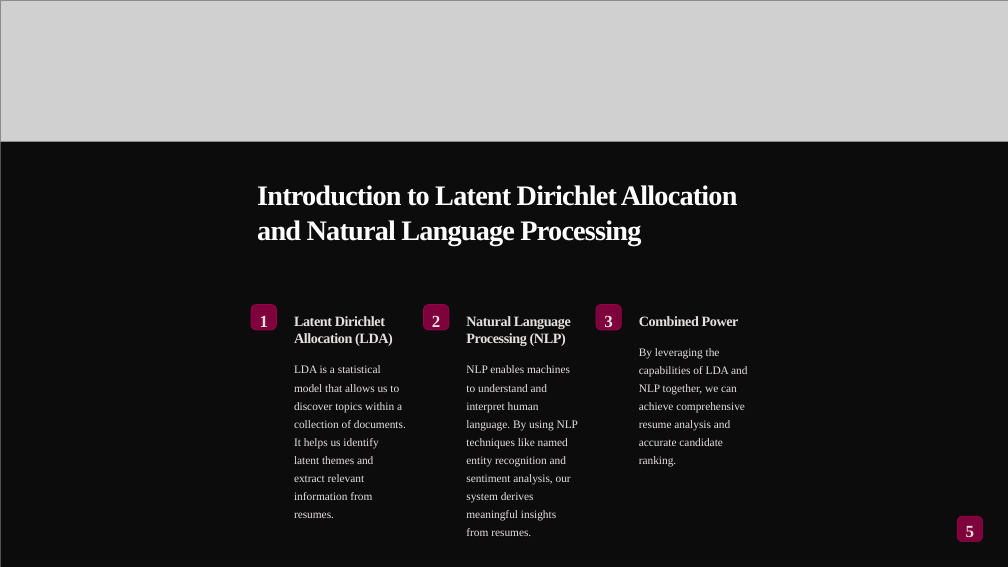
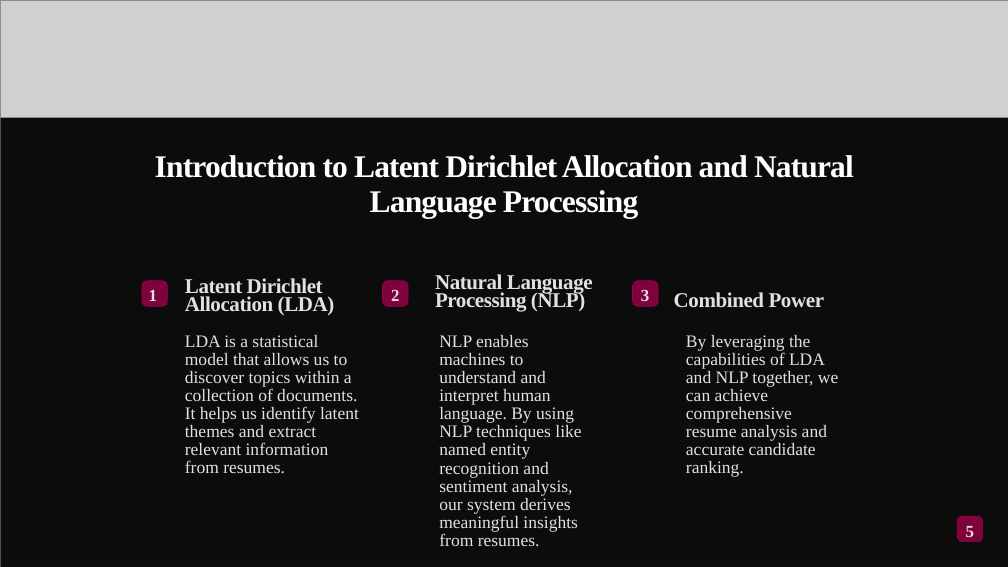
Before and after one commit to Madhav0411/MajorProject, a slide deck: slide 5 of Final Documents/Batch - 4 Week - 1 Review.pptx. Drawn at 1008x567 pixels with LibreOffice and Linux fonts; fonts in the diff are those of the drawing; grey boxes stand for pictures; background and template pictures are left out; a plain dark background stands for a picture behind light text. Boxes give left, top, right and bottom in pixels: in the first picture for what was removed or moved away, otherwise in the second. Text is boxed around its words. In the diff, an @@ line names an element or a change of style, - is before the commit and + after.

```diff
--- a/Final Documents/Batch - 4 Week - 1 Review.pptx
+++ b/Final Documents/Batch - 4 Week - 1 Review.pptx
@@ picture: place and size @@
-picture at [0, 0, 1008, 142]
+picture at [0, 0, 1008, 117]
@@ text "Introduction to Latent Dirichlet Allocation ...": place and size @@
-text "Introduction to Latent Dirichlet Allocation ..." at [257, 185, 738, 245]
+text "Introduction to Latent Dirichlet Allocation ..." at [155, 155, 854, 219]
@@ text "Introduction to Latent Dirichlet Allocation ..." at [155, 155, 854, 219]: size 32.4 to 36 pt; alignment left to centre @@
@@ rounded rectangle: place and size @@
-rounded rectangle at [251, 304, 276, 329]
+rounded rectangle at [142, 281, 167, 306]
@@ text "1" rewrapped from [260, 315, 268, 331] to [149, 289, 157, 301] @@
@@ size 16.1 to 24 pt in 3 elements at [674, 292, 824, 308], [435, 274, 593, 312], [185, 278, 335, 315] @@
@@ text "Latent Dirichlet Allocation (LDA)": place and size @@
-text "Latent Dirichlet Allocation (LDA)" at [294, 316, 393, 346]
+text "Latent Dirichlet Allocation (LDA)" at [185, 278, 335, 315]
@@ rounded rectangle: place and size @@
-rounded rectangle at [423, 304, 449, 329]
+rounded rectangle at [382, 281, 408, 306]
@@ text "2" rewrapped from [432, 315, 440, 331] to [391, 289, 399, 301] @@
@@ text "Natural Language Processing (NLP)": place and size @@
-text "Natural Language Processing (NLP)" at [466, 316, 571, 346]
+text "Natural Language Processing (NLP)" at [435, 274, 593, 312]
@@ rounded rectangle: place and size @@
-rounded rectangle at [596, 304, 621, 329]
+rounded rectangle at [633, 281, 658, 306]
@@ text "3": place and size @@
-text "3" at [604, 316, 612, 331]
+text "3" at [641, 289, 649, 301]
@@ text "Combined Power": place and size @@
-text "Combined Power" at [639, 316, 739, 326]
+text "Combined Power" at [674, 292, 824, 308]
@@ size 12.9 to 20 pt in 3 elements at [439, 335, 581, 546], [686, 335, 838, 455], [185, 335, 359, 473] @@
@@ text "LDA is a statistical model ...": place and size @@
-text "LDA is a statistical model ..." at [294, 365, 406, 518]
+text "LDA is a statistical model ..." at [185, 335, 359, 473]
@@ text "NLP enables machines to understand ...": place and size @@
-text "NLP enables machines to understand ..." at [466, 365, 578, 536]
+text "NLP enables machines to understand ..." at [439, 335, 581, 546]
@@ text "By leveraging the capabilities of ...": place and size @@
-text "By leveraging the capabilities of ..." at [639, 348, 747, 467]
+text "By leveraging the capabilities of ..." at [686, 335, 838, 455]
```
Also in this commit, not shown: 8 other slides changed.
